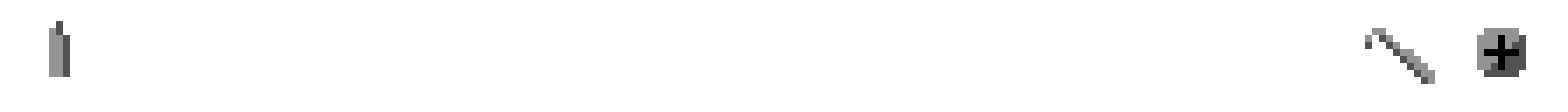
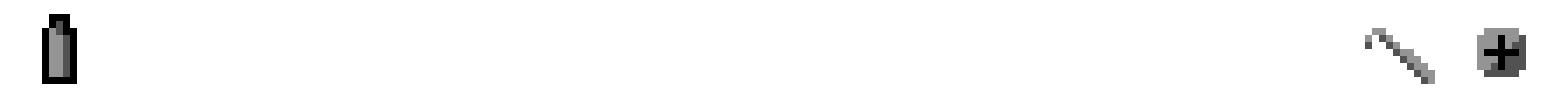
Layers edited between the first and the second (1568, 112) image:
painted on "Layer 3" over [left=42, top=14, right=77, bottom=84]
